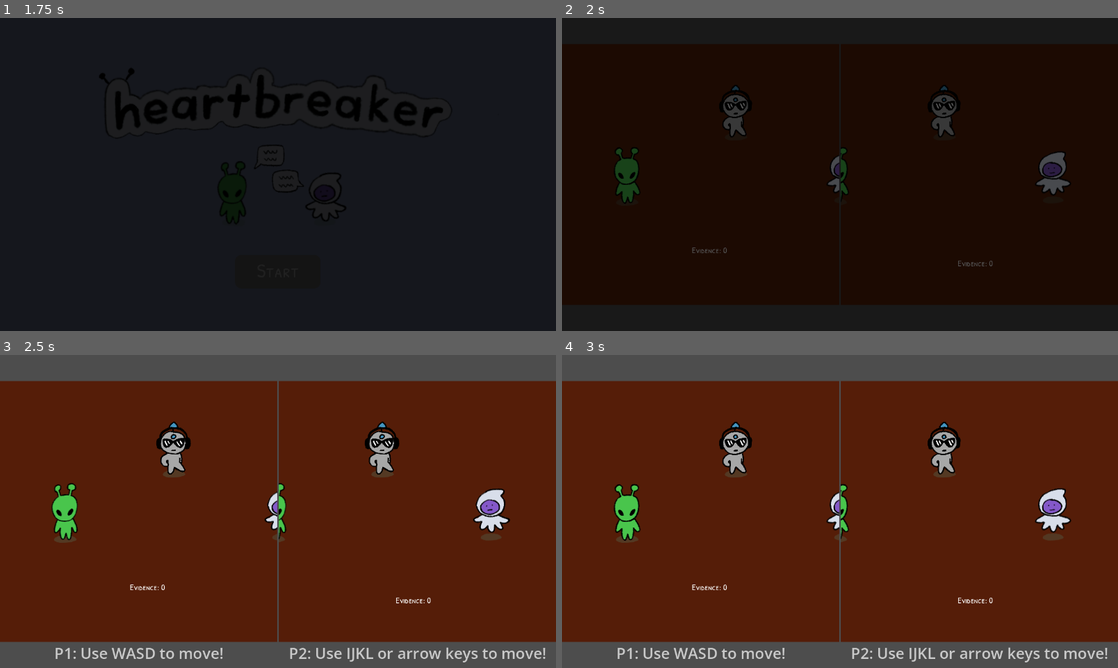
Above: before the commit, frames 1-4 (two rows, left to right).
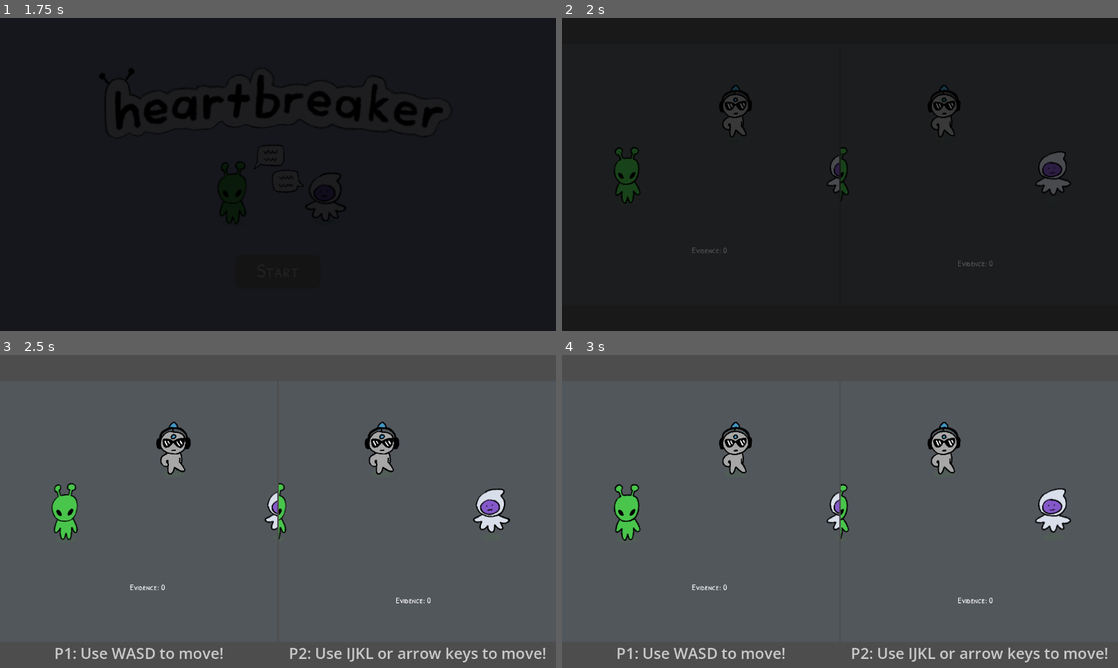
Above: after the commit, the same moments.

Repository: liannie3/wwhataburger
Game: Godot game, scene res://core/Main.tscn
Same seed, same stepped clock (60 frames per second), same inputs: the game is played once before the commit and once after it.
Inputs (mouse positions are in pixels of both pictures, inside the frame that each line leads up to):
- Up to frame 1 (1.75 s): tap Enter (ui_accept) at 0.5, 0.77 s; move the mouse to (400, 158) at 0.52 s; click (400, 158) at 0.67 s; click "Start" at 1.25 s
- Up to frame 2 (2 s): no input
- Up to frame 3 (2.5 s): drag from (166, 527) to (172, 445) at 2.02 s
- Up to frame 4 (3 s): move the mouse to (895, 442) at 2.77 s; click (895, 442) at 2.92 s

Frame 1 is identical in both runs. In frame 2, 80% of the frame differs, in the area x 0-100%, y 8-92%; in frame 3, 81%; in frame 4, 81%.

Commit message:
Change tutorial lbg color

Diff:
--- a/story/TutorialWorld.tscn
+++ b/story/TutorialWorld.tscn
@@ -13,7 +13,7 @@
 custom_minimum_size = Vector2(800, 600)
 offset_right = 40.0
 offset_bottom = 40.0
-color = Color(0.33452803, 0.11573585, 0.030316453, 1)
+color = Color(0.32, 0.34, 0.36, 1)
 
 [node name="Up" type="StaticBody2D" parent="TutorialArena" unique_id=731912851]
 position = Vector2(400, 0)
